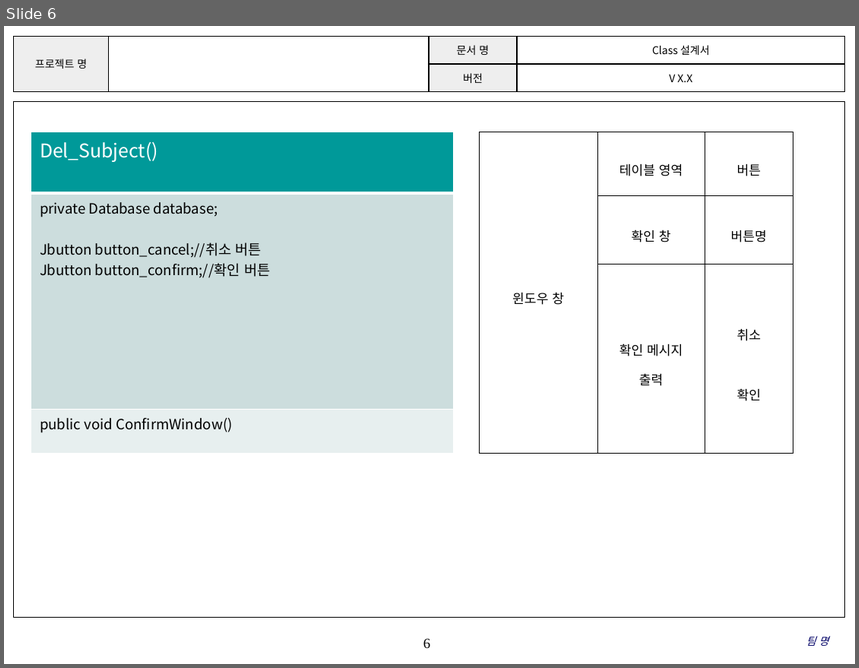
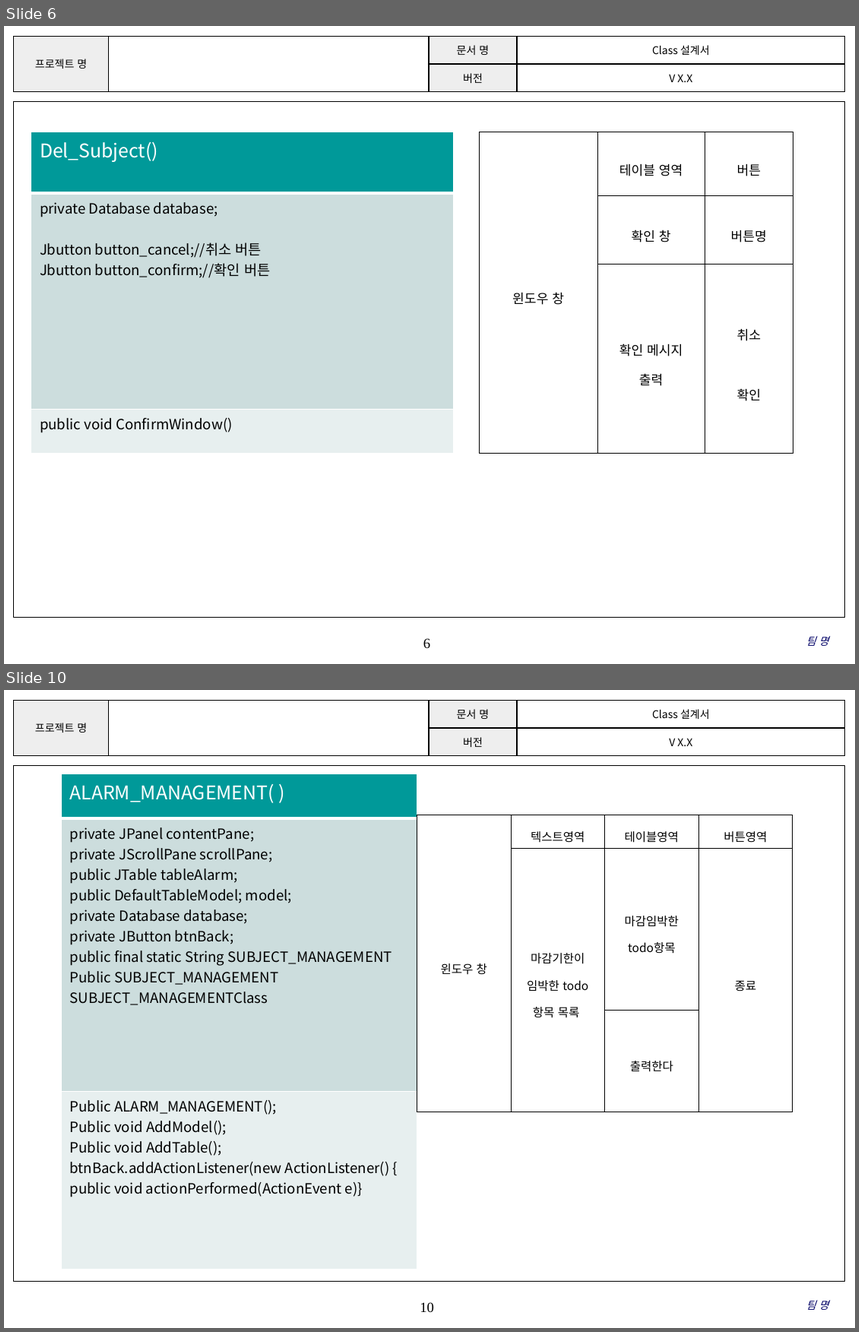
Before and after one commit to SE-admin/SE2017_2_mixharmony, a slide deck: doc/3_ 설계서/Class Design.pptx. Shown one above the other, each under a label of ours: slide 6 before the commit, slides 6 and 10 after it; the slides between them are not shown. The pictures are 859x668 and 859x1332 pixels, drawn with LibreOffice and Linux fonts; fonts in the diff are those of the drawing; background and template pictures are left out. Boxes give left, top, right and bottom in pixels: in the first picture for what was removed or moved away, otherwise in the second. Text is boxed around its words. In the diff, an @@ line names an element or a change of style, - is before the commit and + after.

```diff
--- a/doc/3_ 설계서/Class Design.pptx
+++ b/doc/3_ 설계서/Class Design.pptx
@@ slide 10 added at [4,690,855,1328], background #FFFFFF; not listed: 3 template elements that a slide beside it also shows @@
@@ table added at [61,774,417,1270], 3 rows, 1 columns @@
+ALARM_MANAGEMENT( )
+private JPanel contentPane; / private JScrollPane scrollPane; / public JTable tableAlarm; / public DefaultTableModel; model; / private Database database; / private JButton btnBack; / public final static String SUBJECT_MANAGEMENT / Public SUBJECT_MANAGEMENT SUBJECT_MANAGEMENTClass
+Public ALARM_MANAGEMENT(); / Public void AddModel(); / Public void AddTable(); / btnBack.addActionListener(new ActionListener() { / public void actionPerformed(ActionEvent e)}
@@ table added at [417,815,791,1113], 3 rows, 4 columns @@
+윈도우 창 | 텍스트영역 | 테이블영역 | 버튼영역
+ | 마감기한이 임박한 todo항목 목록 | 마감임박한 / todo항목 | 종료
+ |  | 출력한다 | 
@@ text added at [807,1301,829,1310], 9 pt, text #000066, italic @@
+팀 명
```
Also in this commit, not shown: 3 slides changed, 6 other slides added.
